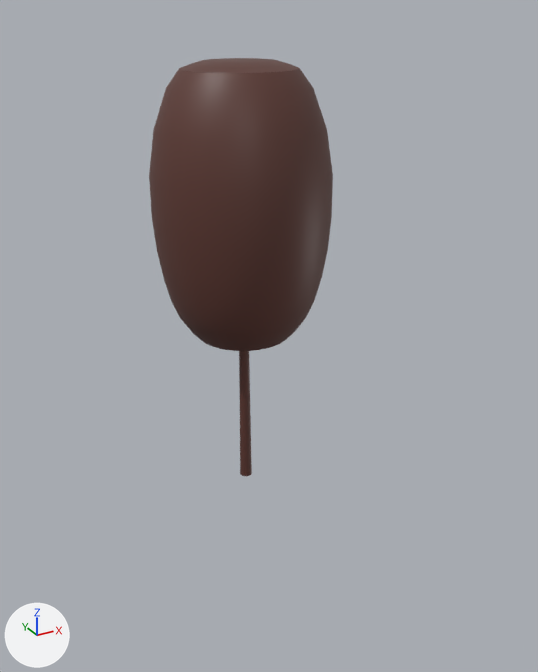
Two versions of the Blender file Carrito.blend, one commit apart.
Both versions are drawn from a camera (50 mm lens) standing at (-2.7, -5.37, 4.96) and looking at (0.11, -0.27, 2.4). Arrows for +X, +Y and +Z are at lower left; the lights stay in place.

Script lines for the objects in view, before the commit:
```python
me_cylinder = bpy.data.meshes.new('Cylinder')
me_cylinder.from_pydata(...)  # 403 vertices, 403 faces; spans x -1.0..1.0, y -1.0..1.0, z -1.0..29.9
me_sphere_001 = bpy.data.meshes.new('Sphere.001')
me_sphere_001.from_pydata(...)  # 480 vertices, 450 faces; spans x -0.73..0.73, y -0.73..0.73, z 0.9..4.6
me_sphere_001.polygons.foreach_set('use_smooth', [True] * 450)
# faces by material slot: [417, 33]
me_sphere_001.materials.append(mat_rosa)  # picture img_algodon_de_azucar_rosa_jpg
me_sphere_001.materials.append(mat_marron)  # brown #5e3830
me_sphere_002 = bpy.data.meshes.new('Sphere.002')
me_sphere_002.from_pydata(...)  # 480 vertices, 450 faces; spans x -0.73..0.73, y -0.73..0.73, z 0.9..4.6
me_sphere_002.polygons.foreach_set('use_smooth', [True] * 450)
me_sphere_002.materials.append(mat_marron_001)  # brown #5e3830
ob_algodon_1 = bpy.data.objects.new('Algodon 1', me_sphere_001)
ob_algodon_1.location = (0.01, 0.0, 0.0)
ob_algodon_1.hide_set(True)
ob_algodon_2 = bpy.data.objects.new('Algodon 2', me_sphere_002)
ob_algodon_2.location = (0.01, 0.0, 0.0)
ob_cylinder = bpy.data.objects.new('Cylinder', me_cylinder)
ob_cylinder.location = (0.11, -0.27, 0.11)
ob_cylinder.scale = (1.0, 1.0, 0.134)
ob_cylinder.hide_set(True)
```
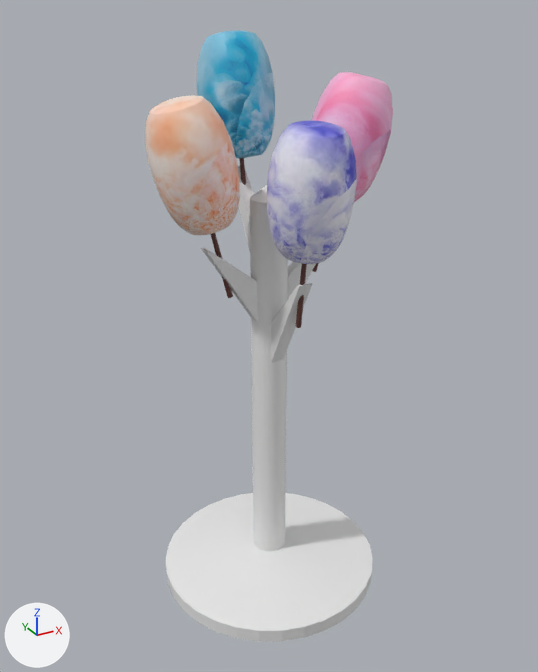
Commit message: Algodon de azucar

Where the newer file only moved an object's origin or applied its transform, the numbers keep the older frame.

The change, as a diff of the scene's bpy script:
```diff
--- a/Carrito.blend.py
+++ b/Carrito.blend.py
@@ img_algodon_naranja_jpg @@
+img_algodon_naranja_jpg = load_image('Algodon naranja.jpg', 'Imágenes útiles/Algodon naranja.jpg', 626, 418, 'sRGB')
@@ img_algodon_violeta_jpg @@
+img_algodon_violeta_jpg = load_image('Algodon violeta.jpg', 'Imágenes útiles/Algodon violeta.jpg', 626, 418, 'sRGB')
@@ mat_naranja @@
+mat_naranja = principled_material('naranja')
+mat_naranja.texture = img_algodon_naranja_jpg
@@ mat_marron_003 @@
+mat_marron_003 = principled_material('Marron.003')
+mat_marron_003.base_color = (0.112, 0.0391, 0.0293)  # brown #5e3830
@@ mat_marron_002 @@
+mat_marron_002 = principled_material('Marron.002')
+mat_marron_002.base_color = (0.112, 0.0391, 0.0293)  # brown #5e3830
@@ mat_violeta @@
+mat_violeta = principled_material('violeta')
+mat_violeta.texture = img_algodon_violeta_jpg
@@ me_sphere_001 @@
 me_sphere_001.from_pydata(...)  # 480 vertices, 450 faces; spans x -0.73..0.73, y -0.73..0.73, z 0.9..4.6
 # used by ob_algodon_1; location = (0.01, 0.0, 0.0)
+# me_sphere_001 part 1: the whole mesh is multiplied about its middle by the matrix ((0.412, -0.034, 0.101), (0.039, 0.424, -0.016), (-0.1, 0.025, 0.413)), then moved by (0.67, -0.39, 0.97)
 me_sphere_001.materials.append(mat_rosa)
@@ me_sphere_002 @@
 me_sphere_002.from_pydata(...)  # 480 vertices, 450 faces; spans x -0.73..0.73, y -0.73..0.73, z 0.9..4.6
 # used by ob_algodon_2; location = (0.01, 0.0, 0.0)
+# me_sphere_002 part 2: the whole mesh is multiplied about its middle by the matrix ((0.425, -0.021, 0.007), (0.019, 0.418, 0.082), (-0.011, -0.082, 0.418)), then moved by (0.1, 0.23, 1.26)
 me_sphere_002.materials.append(mat_marron_001)
@@ me_sphere_004 @@
+me_sphere_004.from_pydata(...)  # 480 vertices, 450 faces; spans x -0.73..0.73, y -0.73..0.73, z -2.35..1.35
+me_sphere_004.polygons.foreach_set('use_smooth', [True] * 450)
+# faces by material slot: [33, 417]
+me_sphere_004.materials.append(mat_marron_003)  # brown #5e3830
+me_sphere_004.materials.append(mat_naranja)  # picture img_algodon_naranja_jpg
@@ me_sphere_003 @@
+me_sphere_003.from_pydata(...)  # 480 vertices, 450 faces; spans x -0.73..0.73, y -0.73..0.73, z -2.35..1.35
+me_sphere_003.polygons.foreach_set('use_smooth', [True] * 450)
+# faces by material slot: [33, 417]
+me_sphere_003.materials.append(mat_marron_002)  # brown #5e3830
+me_sphere_003.materials.append(mat_violeta)  # picture img_algodon_violeta_jpg
@@ ob_algodon_1 @@
 ob_algodon_1.location = (0.01, 0.0, 0.0)
-ob_algodon_1.hide_set(True)
@@ ob_cylinder @@
 ob_cylinder.scale = (1.0, 1.0, 0.134)
-ob_cylinder.hide_set(True)
@@ ob_algodon_2_001 @@
+ob_algodon_2_001 = bpy.data.objects.new('Algodon 2.001', me_sphere_004)
+ob_algodon_2_001.location = (-0.5, -0.29, 3.81)
+ob_algodon_2_001.rotation_euler = (0.0, -0.248, 0.0)  # degrees (0, -14, 0)
+ob_algodon_2_001.scale = (0.426, 0.426, 0.426)
@@ ob_algodon_3 @@
+ob_algodon_3 = bpy.data.objects.new('Algodon 3', me_sphere_003)
+ob_algodon_3.location = (0.1, -0.9, 3.66)
+ob_algodon_3.rotation_euler = (0.145, -0.0116, 0.00595)  # degrees (8.3, -0.7, 0.3)
+ob_algodon_3.scale = (0.426, 0.426, 0.426)
```

What differs and where, as boxes [x1, y1, x2, y2] in the pictures (538 x 672 px):
'Algodon 2', reshaped
    before: [149, 58, 333, 476]
    after: [196, 30, 275, 185]
'Cylinder', shown
    after: [166, 166, 373, 642]
'Algodon 3', added
    after: [267, 121, 357, 328]
    faces in mat_violeta (picture img_algodon_violeta_jpg): [267, 121, 357, 264]
    faces in mat_marron_002 (brown #5e3830): [295, 263, 307, 328]
'Algodon 2.001', added
    after: [145, 95, 240, 298]
    faces in mat_naranja (picture img_algodon_naranja_jpg): [145, 95, 240, 235]
    faces in mat_marron_003 (brown #5e3830): [211, 233, 233, 298]
'Algodon 1', shown (pink)
    after: [312, 72, 393, 272]
